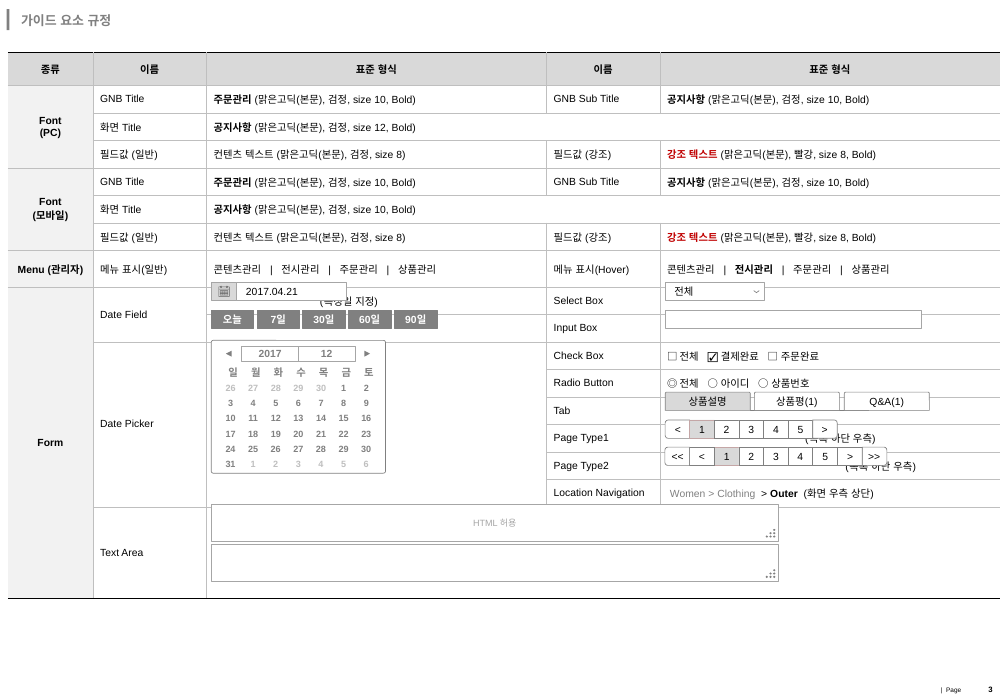
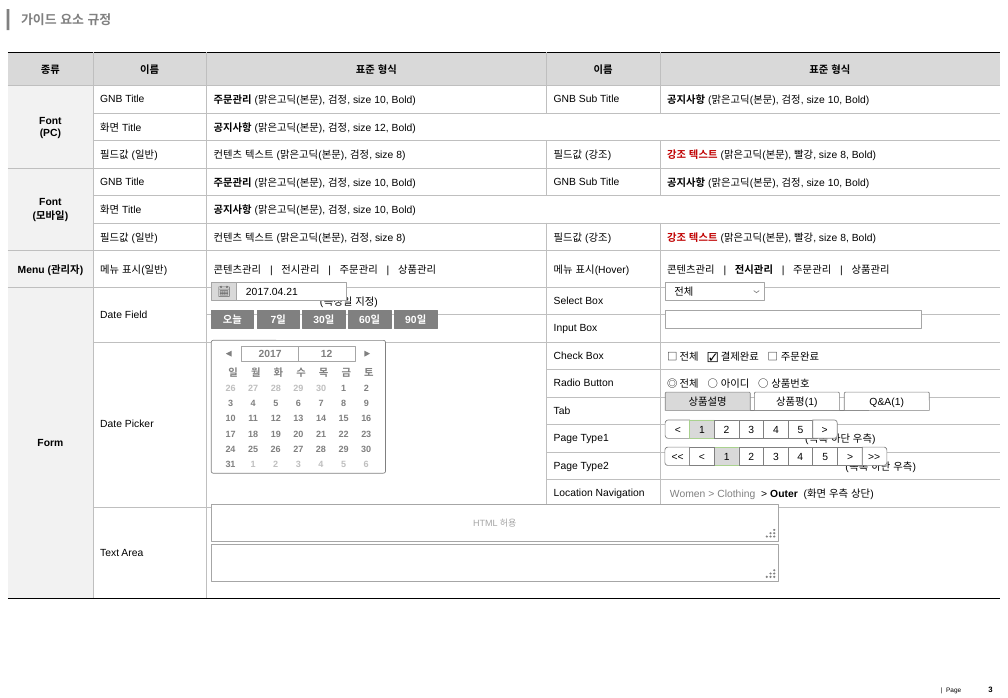
Before and after one commit to anjiho2/flowedu-documents, a slide deck: slide 3 of 기획/UI설계_02_학습관리_v.0.50_20180330_이기훈.pptx. Drawn at 1008x698 pixels with LibreOffice and Linux fonts; fonts in the diff are those of the drawing. Boxes give left, top, right and bottom in pixels: in the first picture for what was removed or moved away, otherwise in the second. Text is boxed around its words. In the diff, an @@ line names an element or a change of style, - is before the commit and + after.

```diff
--- a/기획/UI설계_02_학습관리_v.0.50_20180330_이기훈.pptx
+++ b/기획/UI설계_02_학습관리_v.0.50_20180330_이기훈.pptx
@@ table at box(8, 52, 1001, 589) @@
@@ font Noto Sans CJK KR to Calibri in "◎ 전체 ○ 아이디 ○ 상품번호" @@
@@ rectangle "1" at box(690, 420, 715, 438): outline #C4A6A6 0.5 pt to #A9D18E 0.5 pt @@
@@ rectangle "1" at box(715, 447, 740, 465): outline #C4A6A6 0.5 pt to #A9D18E 0.5 pt @@
```
Also in this commit, not shown: 12 other slides changed.
